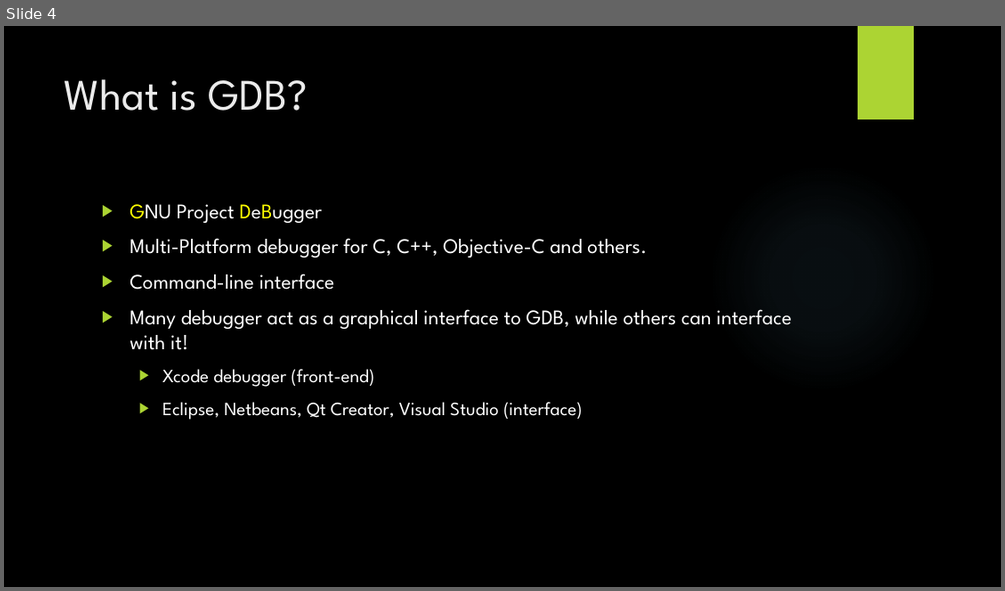
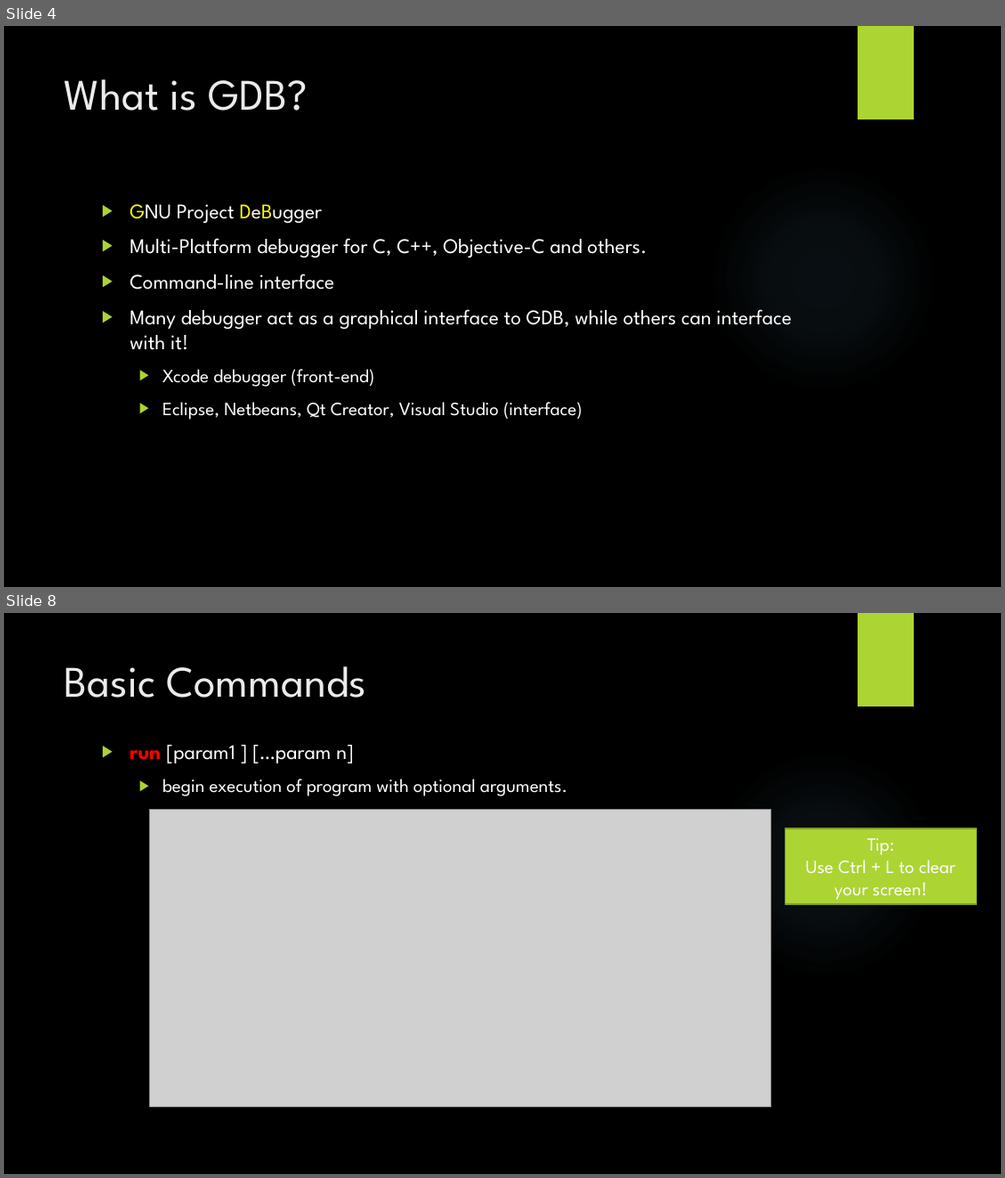
Before and after one commit to mbaccia514/LUG, a slide deck: GDB and Git.pptx. Shown one above the other, each under a label of ours: slide 4 before the commit, slides 4 and 8 after it; the slides between them are not shown. The pictures are 1005x591 and 1005x1178 pixels, drawn with LibreOffice and Linux fonts; fonts in the diff are those of the drawing; grey boxes stand for pictures; background and template pictures are left out. Boxes give left, top, right and bottom in pixels: in the first picture for what was removed or moved away, otherwise in the second. Text is boxed around its words. In the diff, an @@ line names an element or a change of style, - is before the commit and + after.

```diff
--- a/GDB and Git.pptx
+++ b/GDB and Git.pptx
@@ slide 8 added at bbox=[4, 613, 1001, 1174], background picture (left out); not listed: 2 template elements that a slide beside it also shows @@
@@ title added at bbox=[65, 666, 366, 698], 42 pt, text #EBEBEB @@
+Basic Commands
@@ text added at bbox=[129, 745, 567, 796], 18 pt, text #FFFFFF @@
+▶ run [param1 ] […param n]
+  ▶ begin execution of program with optional arguments.
@@ picture added at bbox=[149, 810, 770, 1107] @@
@@ rectangle added at bbox=[785, 828, 977, 904], fill #ACD433, outline #7F9D26 1.5 pt @@
@@ text added at bbox=[806, 838, 955, 900], 18 pt, text #FFFFFF @@
+Tip:
+Use Ctrl + L to clear your screen!
```
Also in this commit, not shown: 1 slide changed, 7 other slides added, 4 other files.
